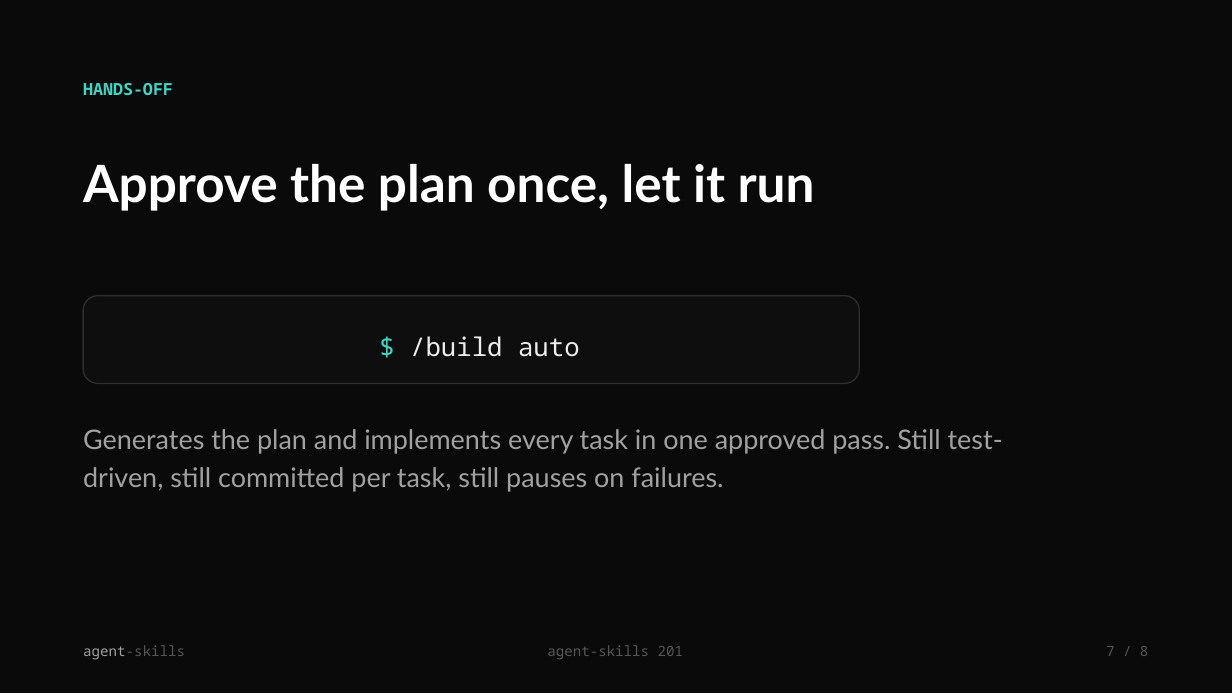
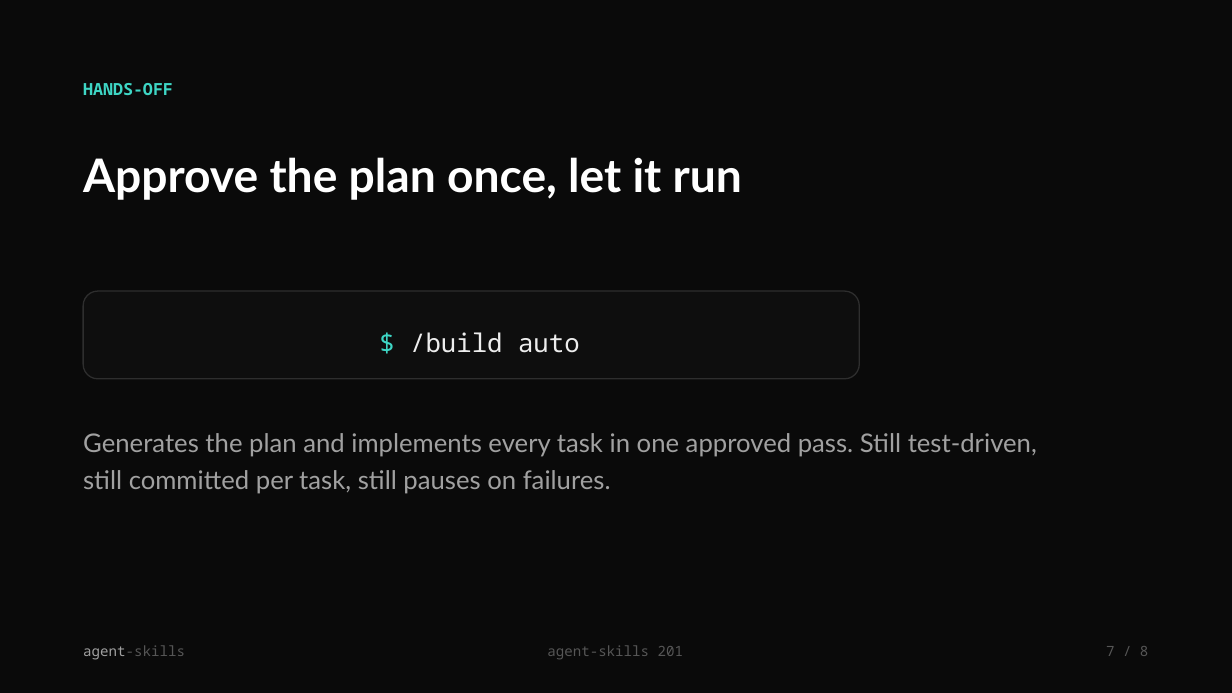
Before and after one commit to addyosmani/skills.addy.ie, a slide deck: slide 7 of public/teach/decks/agent-skills-201.pptx. Drawn at 1232x693 pixels with LibreOffice and Linux fonts; fonts in the diff are those of the drawing. Boxes give left, top, right and bottom in pixels: in the first picture for what was removed or moved away, otherwise in the second. Text is boxed around its words. In the diff, an @@ line names an element or a change of style, - is before the commit and + after.

Commit message:
Fix deck responsiveness and PPTX slide overflow
HTML decks:
- Mobile-first layout that adapts to the viewport instead of scaling a
  fixed 16:9 canvas down; switches to a framed 16:9 slide with
  container-query-unit text sizing only on larger landscape screens
- Text now always fits the slide (cqh units) so nothing overflows the canvas
- Added a 'best on desktop / rotate to landscape' hint on small portrait screens
- Larger tap targets for slide nav

PPTX decks:
- Constrain diagram images by height so they never run past the slide edge
- Trim font sizes and box geometry for safe vertical fit
- Verified every shape stays within the 7.5in slide bounds

```diff
--- a/public/teach/decks/agent-skills-201.pptx
+++ b/public/teach/decks/agent-skills-201.pptx
@@ text "Approve the plan once, let ..." at (83, 157, 742, 200): size 40 to 36 pt @@
@@ rounded rectangle "$ /build auto": place and size @@
-rounded rectangle "$ /build auto" at (83, 296, 860, 384)
+rounded rectangle "$ /build auto" at (83, 291, 860, 379)
@@ text "Generates the plan and implements ..." at (83, 433, 1037, 494): size 21 to 20 pt @@
```
Also in this commit, not shown: 7 other slides changed, 7 other files.
